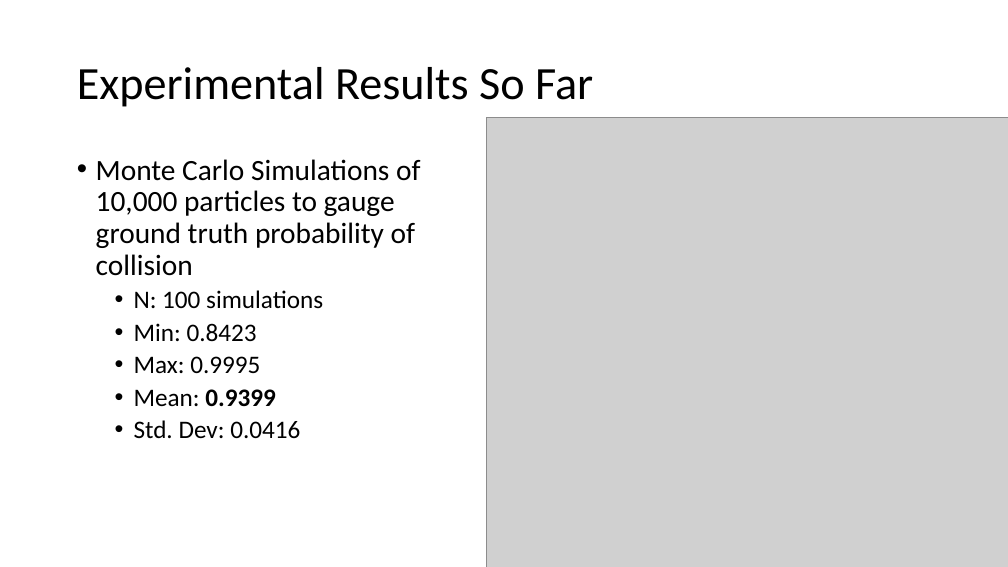
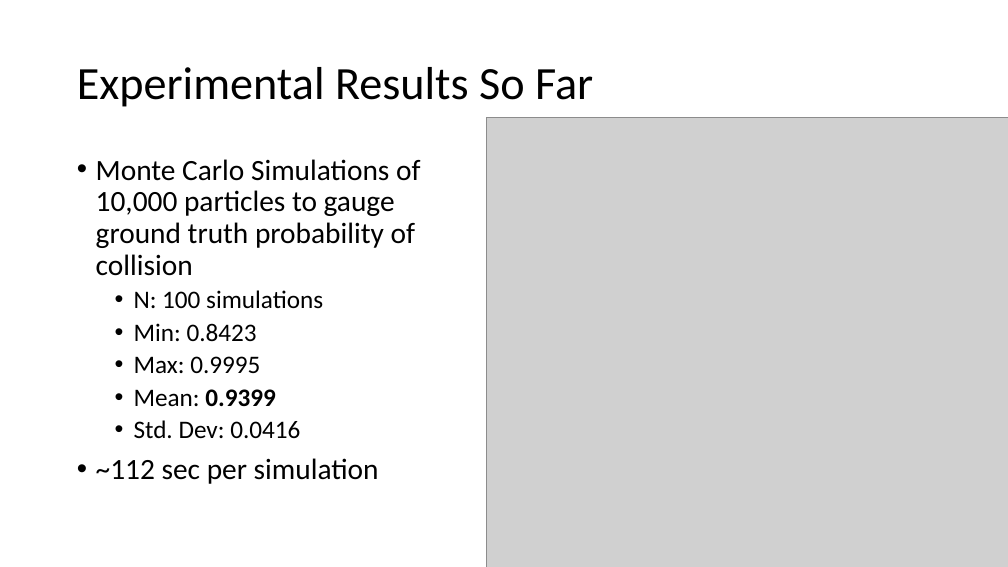
Before and after one commit to ajaayc/Probability-of-Collision-for-Safe-Planning, a slide deck: slide 26 of presentation_4.16.18/presentation_4.16.pptx. Drawn at 1008x567 pixels with LibreOffice and Linux fonts; fonts in the diff are those of the drawing; grey boxes stand for pictures. Boxes give left, top, right and bottom in pixels: in the first picture for what was removed or moved away, otherwise in the second. Text is boxed around its words. In the diff, an @@ line names an element or a change of style, - is before the commit and + after.

```diff
--- a/presentation_4.16.18/presentation_4.16.pptx
+++ b/presentation_4.16.18/presentation_4.16.pptx
@@ text at bbox=[96, 458, 379, 484]: paragraph added @@
+• ~112 sec per simulation
```
Also in this commit, not shown: 2 other slides changed.
